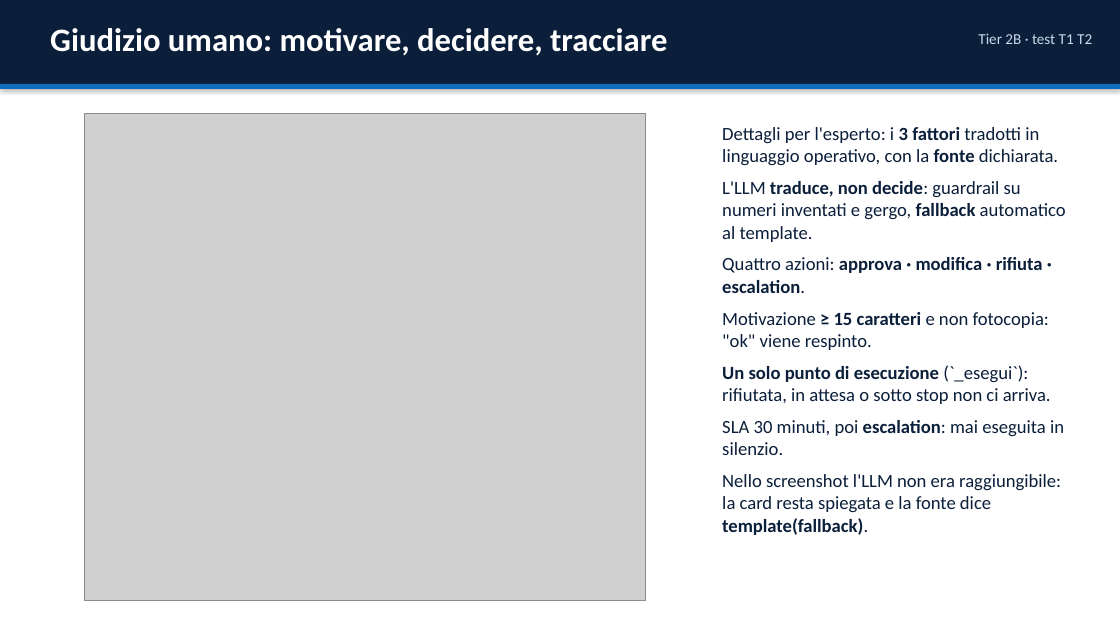
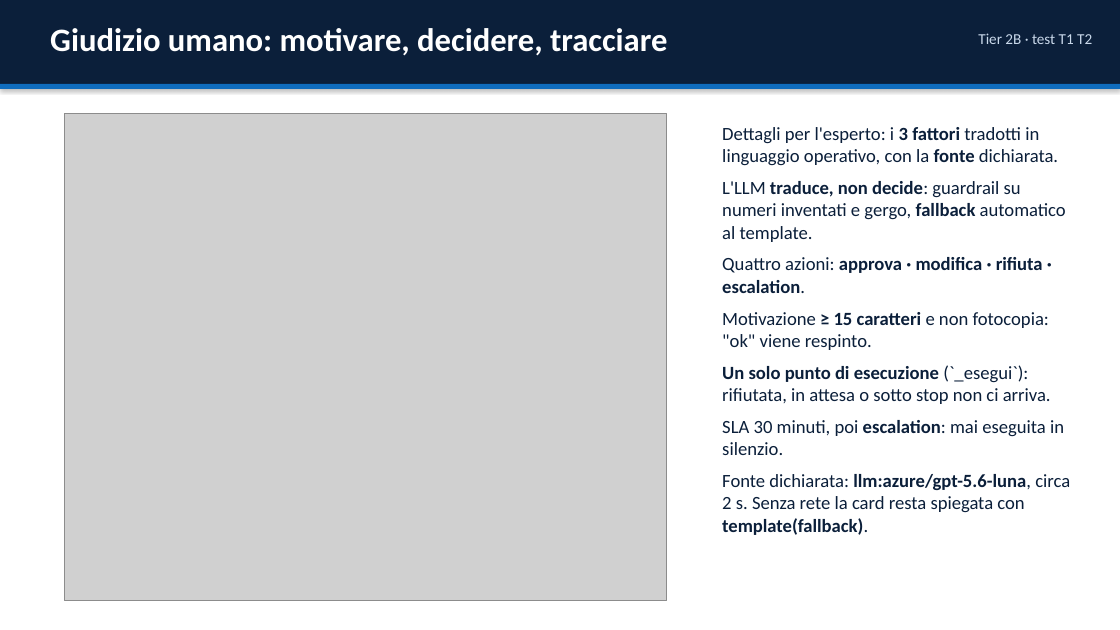
Before and after one commit to GuidoMerliniEnel/ai-act-hackaton, a slide deck: slide 6 of consegna/EnerGuard_Presentazione.pptx. Drawn at 1120x630 pixels with LibreOffice and Linux fonts; fonts in the diff are those of the drawing; grey boxes stand for pictures. Boxes give left, top, right and bottom in pixels: in the first picture for what was removed or moved away, otherwise in the second. Text is boxed around its words. In the diff, an @@ line names an element or a change of style, - is before the commit and + after.

Commit message:
fix(explainer): do not cache LLM fallbacks; regenerate slides with LLM active

```diff
--- a/consegna/EnerGuard_Presentazione.pptx
+++ b/consegna/EnerGuard_Presentazione.pptx
@@ picture: place and size @@
-picture at box(85, 113, 646, 601)
+picture at box(64, 113, 667, 601)
@@ text at box(722, 474, 1070, 535): text changed @@
-Nello screenshot l'LLM non era raggiungibile: la card resta spiegata e la fonte dice template(fallback).
+Fonte dichiarata: llm:azure/gpt-5.6-luna, circa 2 s. Senza rete la card resta spiegata con template(fallback).
```
Also in this commit, not shown: 10 other files.
